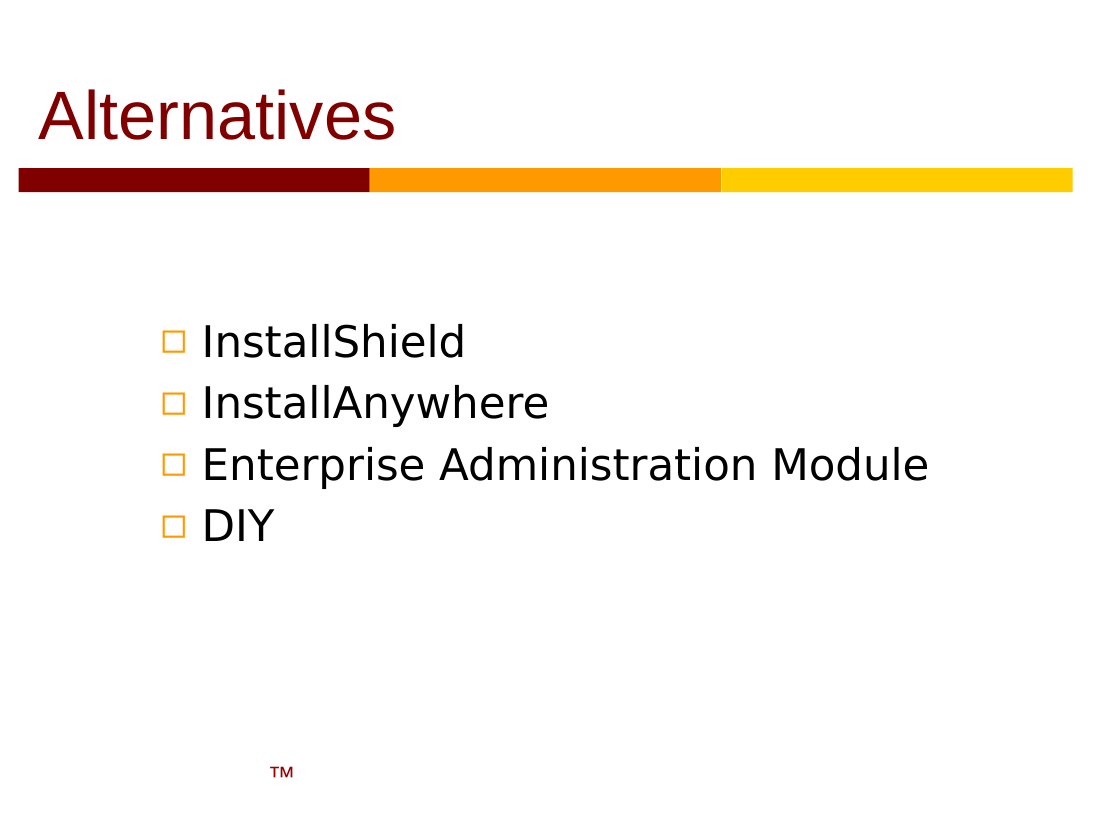
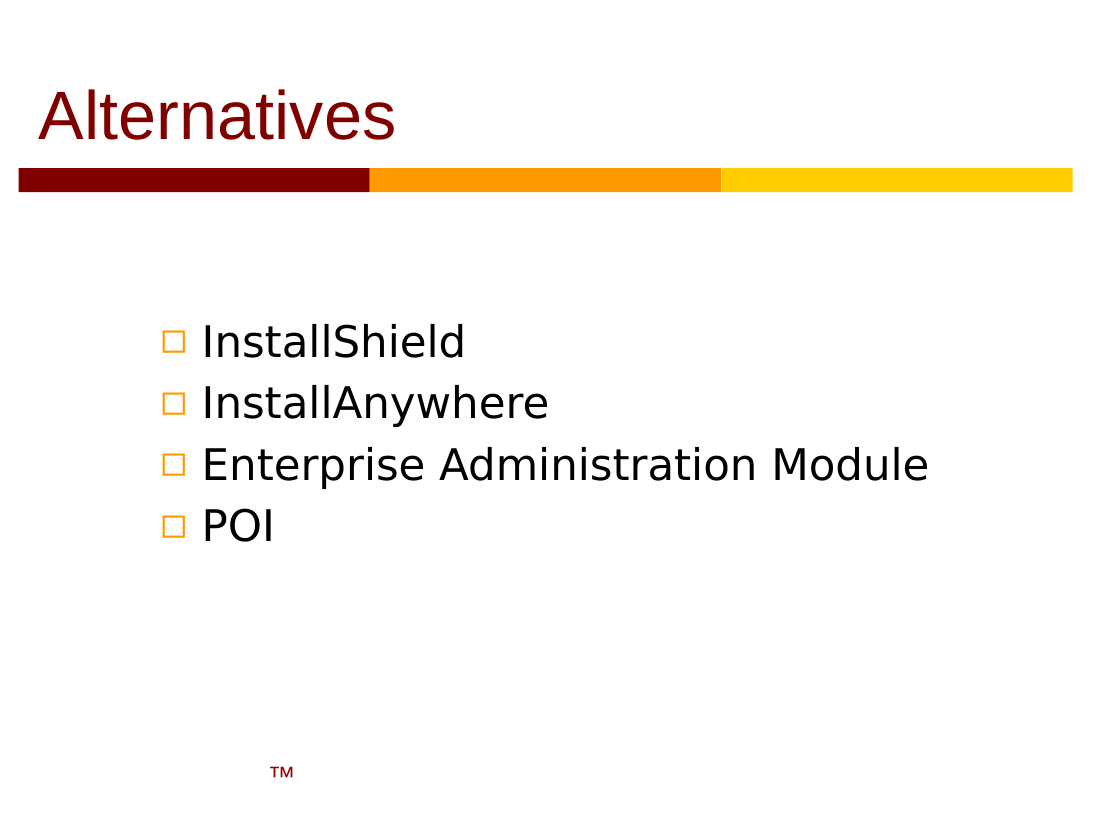
Before and after one commit to LeeGitXM/Installer, a slide deck: slide 3 of MasterBuilder.pptx. Drawn at 1120x840 pixels with LibreOffice and Linux fonts; fonts in the diff are those of the drawing; background and template pictures are left out. Boxes give left, top, right and bottom in pixels: in the first picture for what was removed or moved away, otherwise in the second. Text is boxed around its words. In the diff, an @@ line names an element or a change of style, - is before the commit and + after.

```diff
--- a/MasterBuilder.pptx
+++ b/MasterBuilder.pptx
@@ text at <box>202,508,275,542</box>: text changed @@
-◻ DIY
+◻ POI
```
Also in this commit, not shown: 1 other slide changed, 1 slide added, 9 other files.
